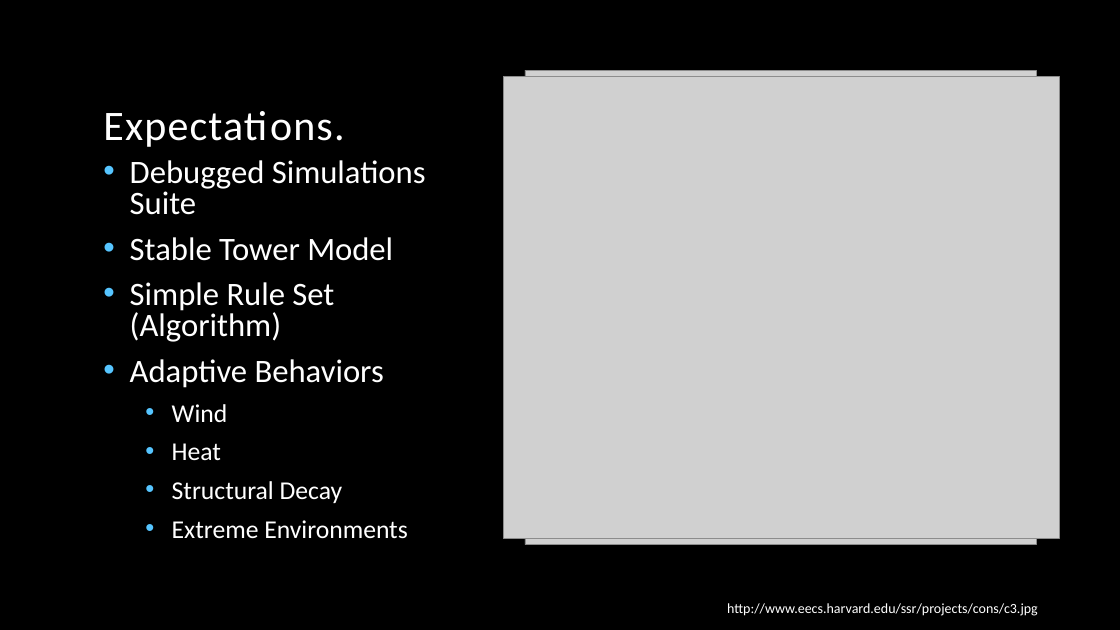
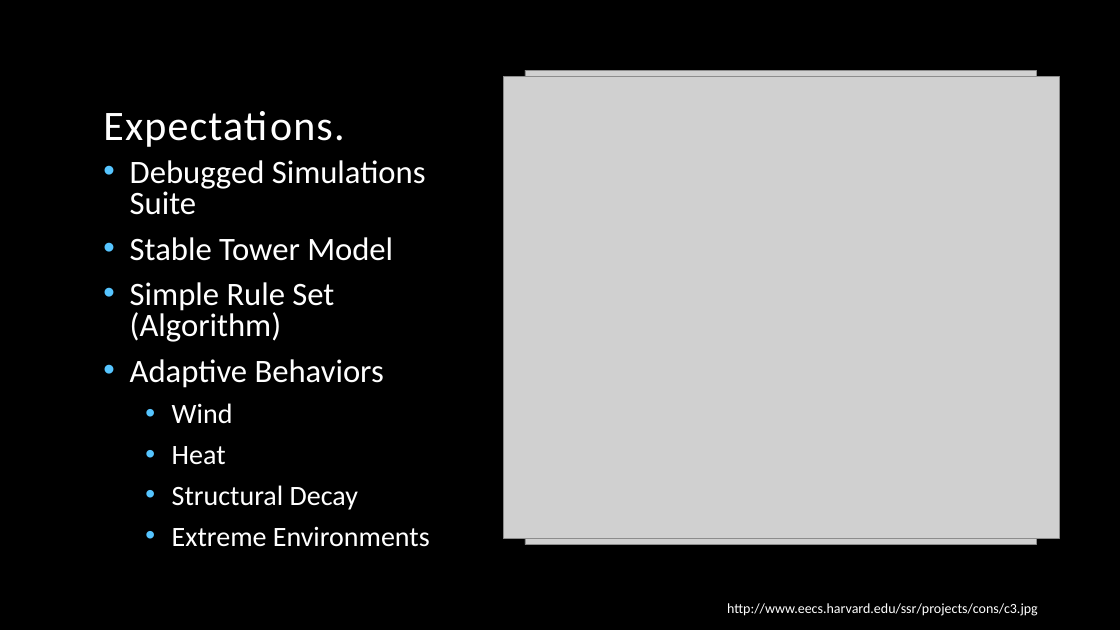
Before and after one commit to kandluis/sap2000, a slide deck: slide 2 of Decentralized Collective Construction.pptx. Drawn at 1120x630 pixels with LibreOffice and Linux fonts; fonts in the diff are those of the drawing; grey boxes stand for pictures; background and template pictures are left out. Boxes give left, top, right and bottom in pixels: in the first picture for what was removed or moved away, otherwise in the second. Text is boxed around its words. In the diff, an @@ line names an element or a change of style, - is before the commit and + after.

```diff
--- a/Decentralized Collective Construction.pptx
+++ b/Decentralized Collective Construction.pptx
@@ text at (x1=172, y1=403, x2=430, y2=547): size 22 to 24 pt in "Wind", "Heat", "Structural Decay", "Extreme Environments" @@
```
Also in this commit, not shown: 2 other slides changed, 3 other files.
